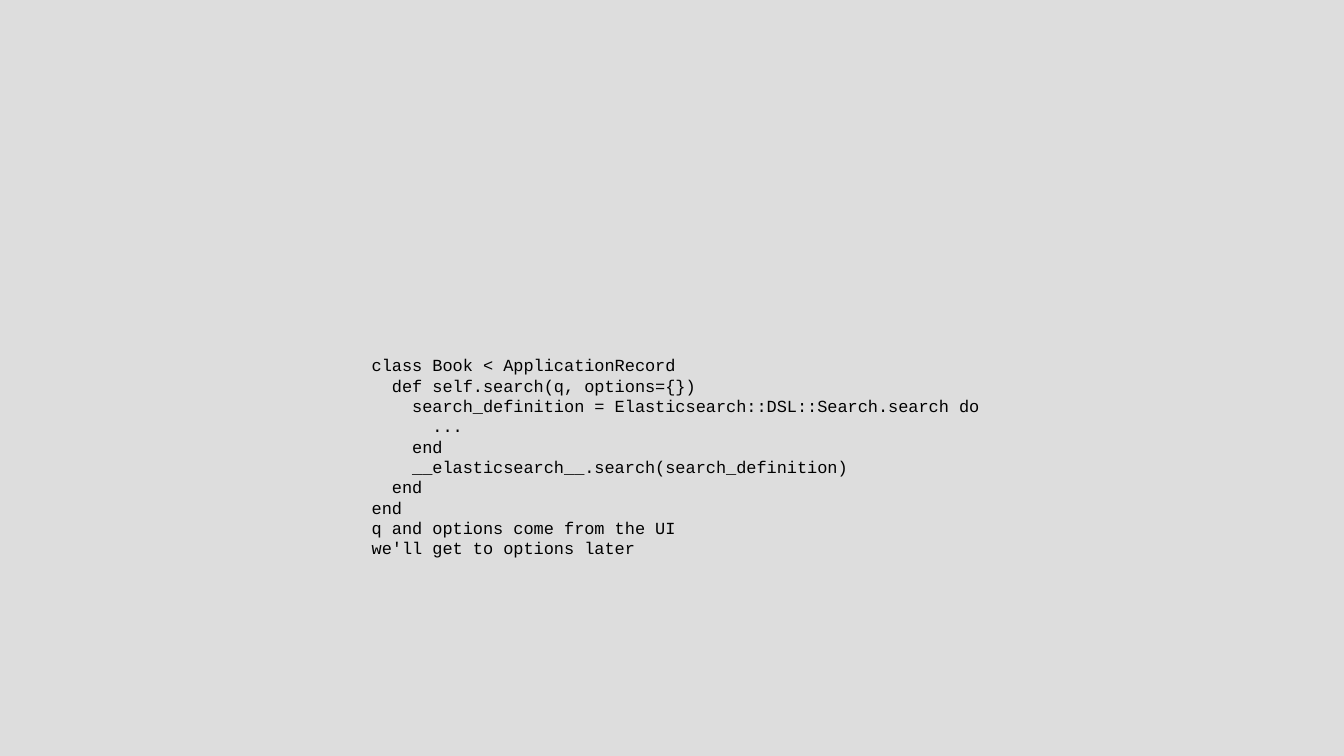
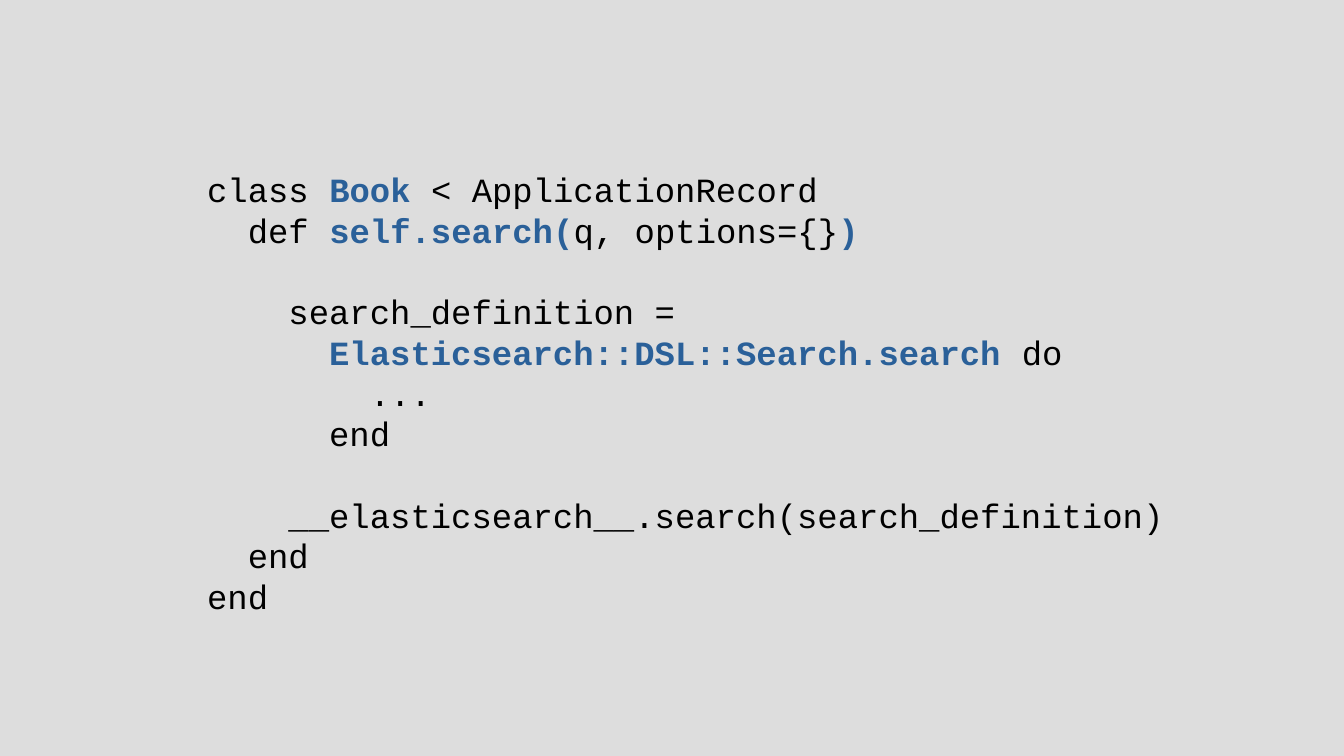
Before and after one commit to chriscressman/architecting-a-search-feature, a slide deck: slide 83 of presentation.odp (slide 82 before the commit). Drawn at 1344x756 pixels with LibreOffice and Linux fonts; fonts in the diff are those of the drawing. Boxes give left, top, right and bottom in pixels: in the first picture for what was removed or moved away, otherwise in the second. Text is boxed around its words. In the diff, an @@ line names an element or a change of style, - is before the commit and + after.

```diff
--- a/presentation.odp
+++ b/presentation.odp
@@ text "class Book < ApplicationRecord": place and size @@
-text "class Book < ApplicationRecord" at <box>372,359,979,558</box>
+text "class Book < ApplicationRecord" at <box>207,178,1163,610</box>
@@ text at <box>207,178,1163,610</box>: size 10 to 20 pt in "class Book < ApplicationRecord", "def self.search(q, options={})", "...", "end" and 3 more places; text colour #000000 to #2A6099, bold on in "Book", "self.search(q, options={})" @@
@@ text at <box>288,300,1063,366</box>: text changed; size 10 to 20 pt; text colour #000000 to #2A6099; bold on @@
-search_definition = Elasticsearch::DSL::Search.search do
+search_definition =
+Elasticsearch::DSL::Search.search do
@@ text at <box>372,522,675,558</box>: paragraphs removed @@
-q and options come from the UI
-we'll get to options later
```
Also in this commit, not shown: 30 other slides changed, 11 slides added, 14 slides removed.
